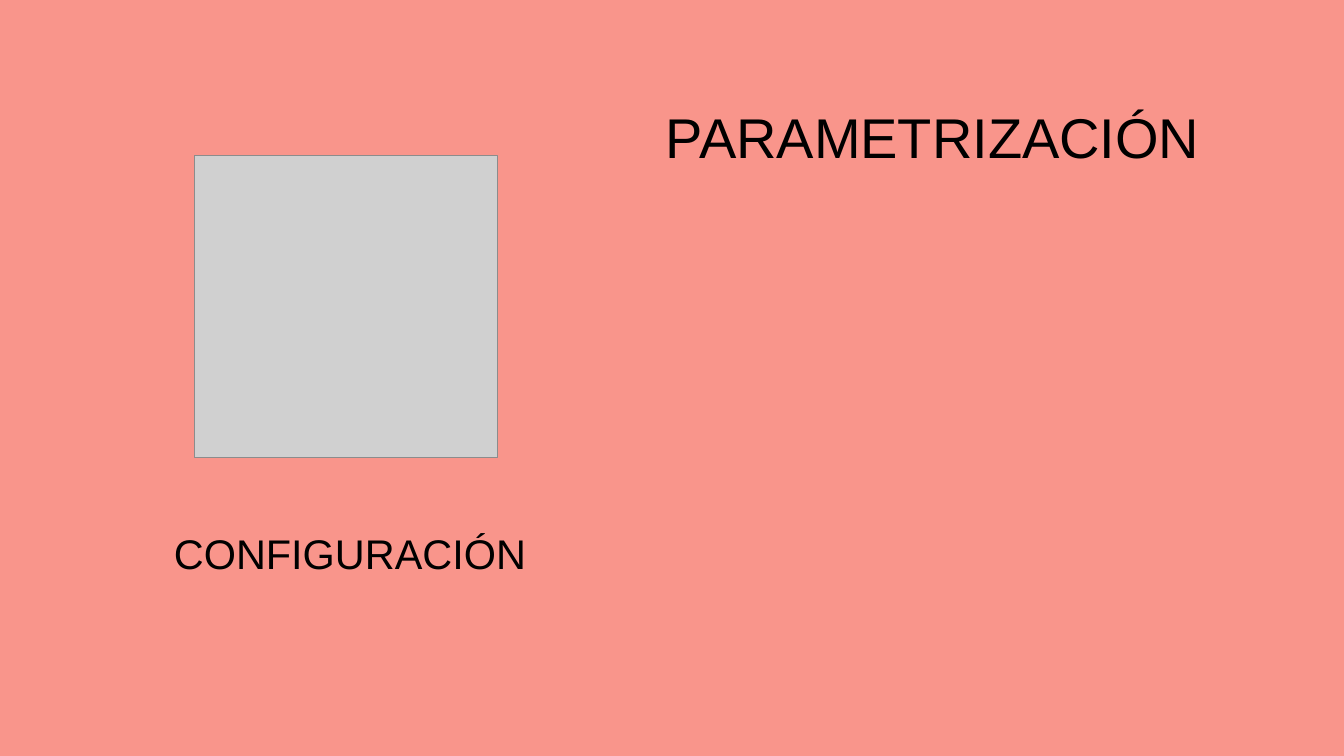
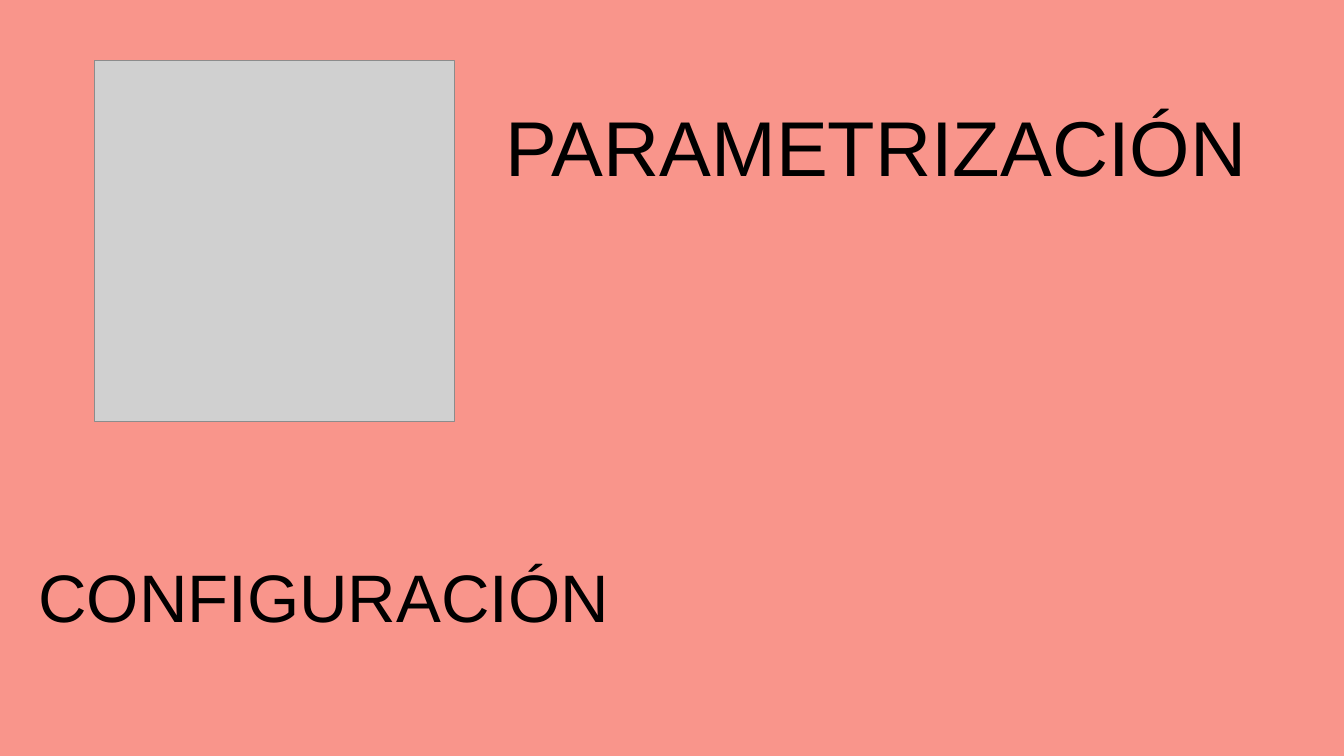
Before and after one commit to anderlike2/ManejoFondo, a slide deck: slide 1 of Documentacion/GeneradorOpciones.pptx. Drawn at 1344x756 pixels with LibreOffice and Linux fonts; fonts in the diff are those of the drawing; grey boxes stand for pictures. Boxes give left, top, right and bottom in pixels: in the first picture for what was removed or moved away, otherwise in the second. Text is boxed around its words. In the diff, an @@ line names an element or a change of style, - is before the commit and + after.

```diff
--- a/Documentacion/GeneradorOpciones.pptx
+++ b/Documentacion/GeneradorOpciones.pptx
@@ picture: place and size @@
-picture at bbox=[195, 155, 497, 458]
+picture at bbox=[94, 60, 455, 421]
@@ text "PARAMETRIZACIÓN": place and size @@
-text "PARAMETRIZACIÓN" at bbox=[666, 113, 1199, 159]
+text "PARAMETRIZACIÓN" at bbox=[505, 115, 1246, 177]
@@ text "PARAMETRIZACIÓN" at bbox=[505, 115, 1246, 177]: size 40 to 55.5 pt @@
@@ text "CONFIGURACIÓN": place and size @@
-text "CONFIGURACIÓN" at bbox=[174, 536, 526, 570]
+text "CONFIGURACIÓN" at bbox=[38, 569, 609, 623]
@@ text "CONFIGURACIÓN" at bbox=[38, 569, 609, 623]: size 29.6 to 48 pt @@
```
Also in this commit, not shown: 7 slides added, 11 other files.
